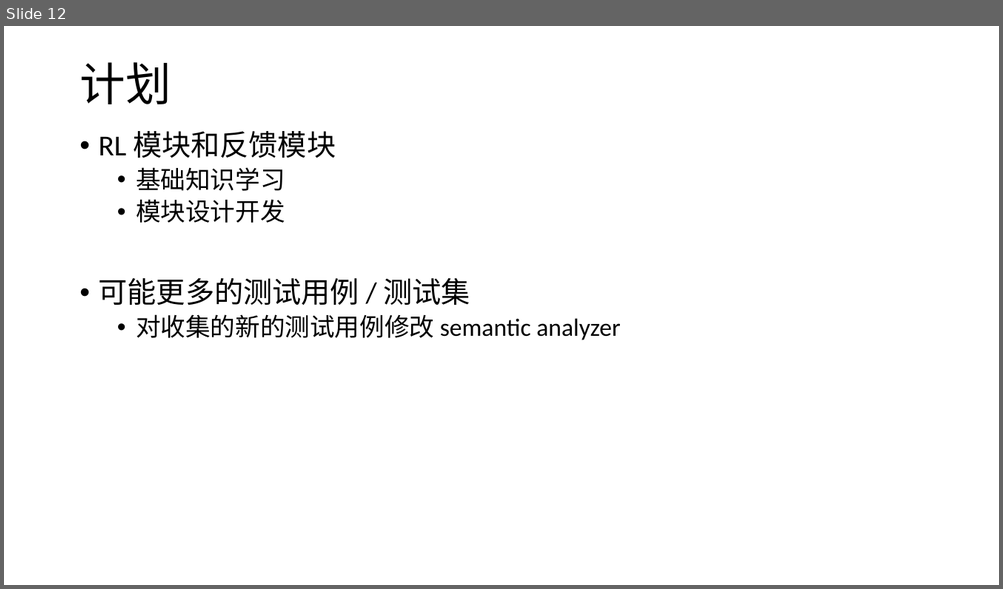
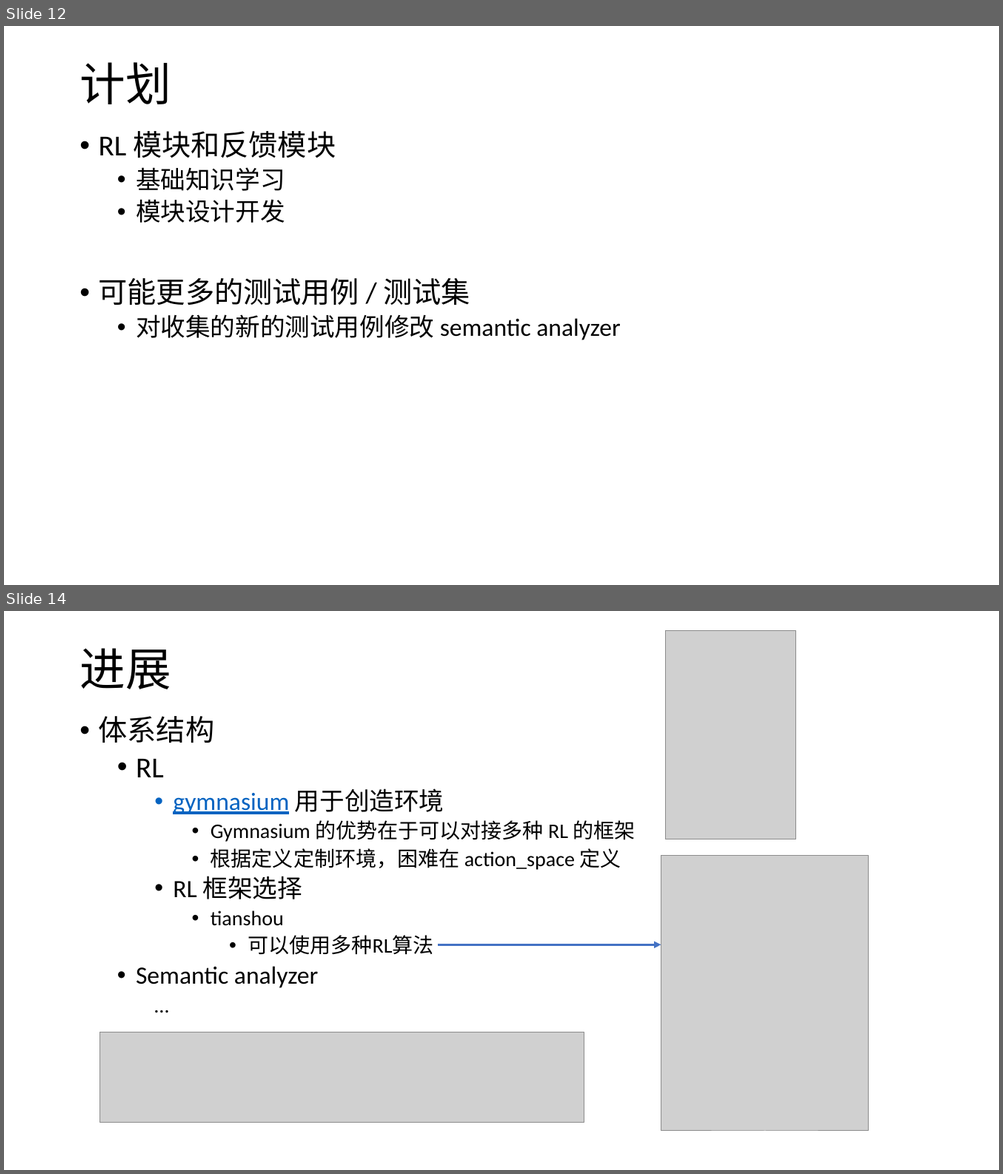
Before and after one commit to ZhangJihua0327/bachelor-thesis, a slide deck: ZhangJihua-weekly-report.pptx. Shown one above the other, each under a label of ours: slide 12 before the commit, slides 12 and 14 after it; the slides between them are not shown. The pictures are 1003x589 and 1003x1174 pixels, drawn with LibreOffice and Linux fonts; fonts in the diff are those of the drawing; grey boxes stand for pictures. Boxes give left, top, right and bottom in pixels: in the first picture for what was removed or moved away, otherwise in the second. Text is boxed around its words. In the diff, an @@ line names an element or a change of style, - is before the commit and + after.

```diff
--- a/ZhangJihua-weekly-report.pptx
+++ b/ZhangJihua-weekly-report.pptx
@@ slide 14 added at <box>4,611,999,1170</box>, background #FFFFFF @@
@@ picture added at <box>665,630,795,840</box> @@
@@ title added at <box>79,648,170,689</box>, 44 pt, text #000000 @@
+进展
@@ text added at <box>99,716,635,988</box>, 20 pt, text #000000 @@
+• 体系结构
+  • RL
+    • gymnasium 用于创造环境
+      • Gymnasium 的优势在于可以对接多种 RL 的框架
+      • 根据定义定制环境，困难在 action_space 定义
+    • RL 框架选择
+      • tianshou
+        • 可以使用多种RL算法
+  • Semantic analyzer
+    …
@@ picture added at <box>660,856,868,1131</box> @@
@@ arrow added from (438, 945) to (660, 945), #4472C4 2.25 pt @@
@@ picture added at <box>100,1033,583,1123</box> @@
```
Also in this commit, not shown: 3 other slides added.
